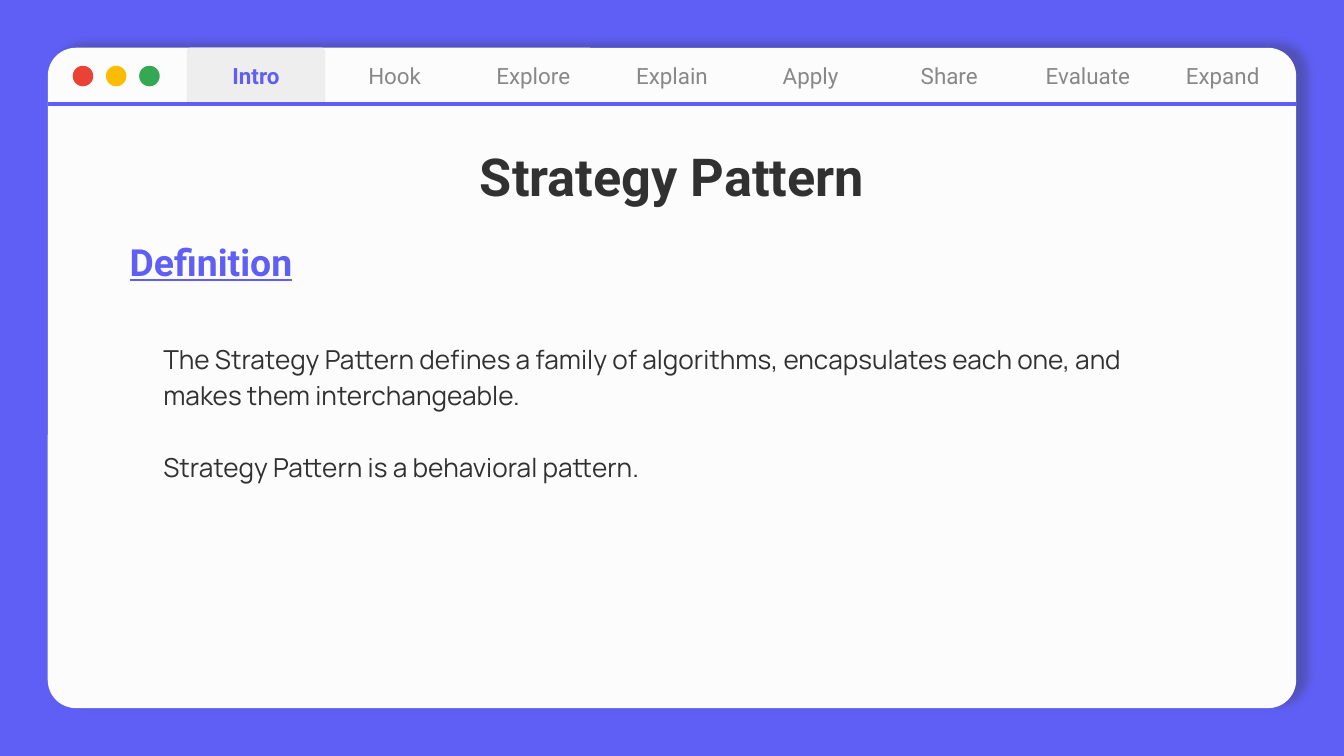
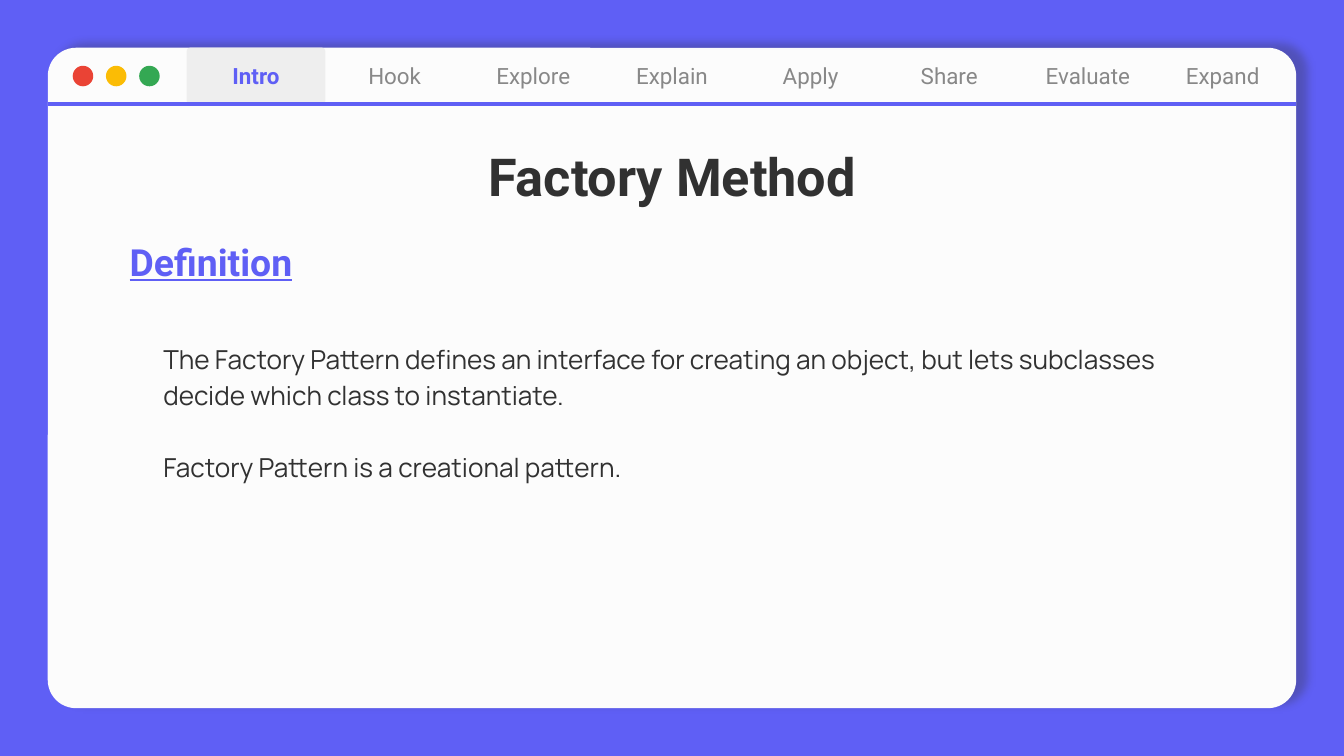
Before and after one commit to nhuhuynh1508/Design-Patterns, a slide deck: slide 4 of Factory Pattern/Factory Pattern.pptx (slide 3 before the commit). Drawn at 1344x756 pixels with LibreOffice and Linux fonts; fonts in the diff are those of the drawing. Boxes give left, top, right and bottom in pixels: in the first picture for what was removed or moved away, otherwise in the second. Text is boxed around its words. In the diff, an @@ line names an element or a change of style, - is before the commit and + after.

Commit message:
update Factory Pattern

```diff
--- a/Factory Pattern/Factory Pattern.pptx
+++ b/Factory Pattern/Factory Pattern.pptx
@@ title at <box>488,156,856,207</box>: text changed @@
-Strategy Pattern
+Factory Method
@@ subtitle at <box>163,349,1155,484</box>: text changed @@
-The Strategy Pattern defines a family of algorithms, encapsulates each one, and makes them interchangeable.
-Strategy Pattern is a behavioral pattern.
+The Factory Pattern defines an interface for creating an object, but lets subclasses decide which class to instantiate.
+Factory Pattern is a creational pattern.
```
Also in this commit, not shown: 5 other slides changed, 3 slides added, 1 other file.
